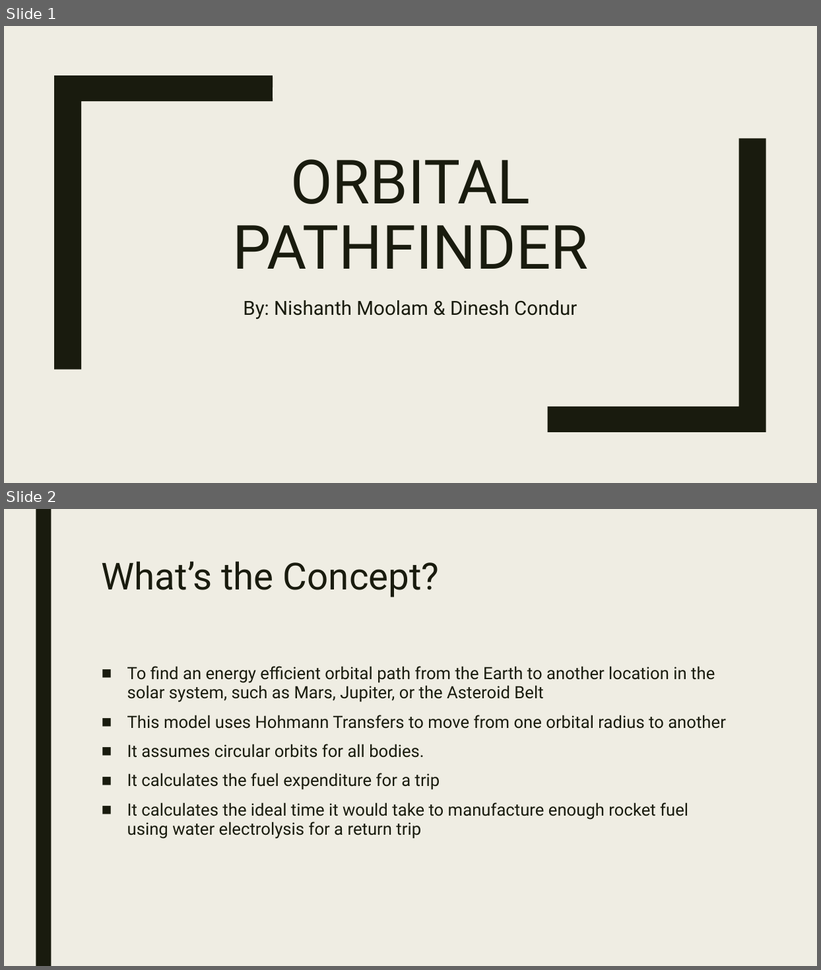
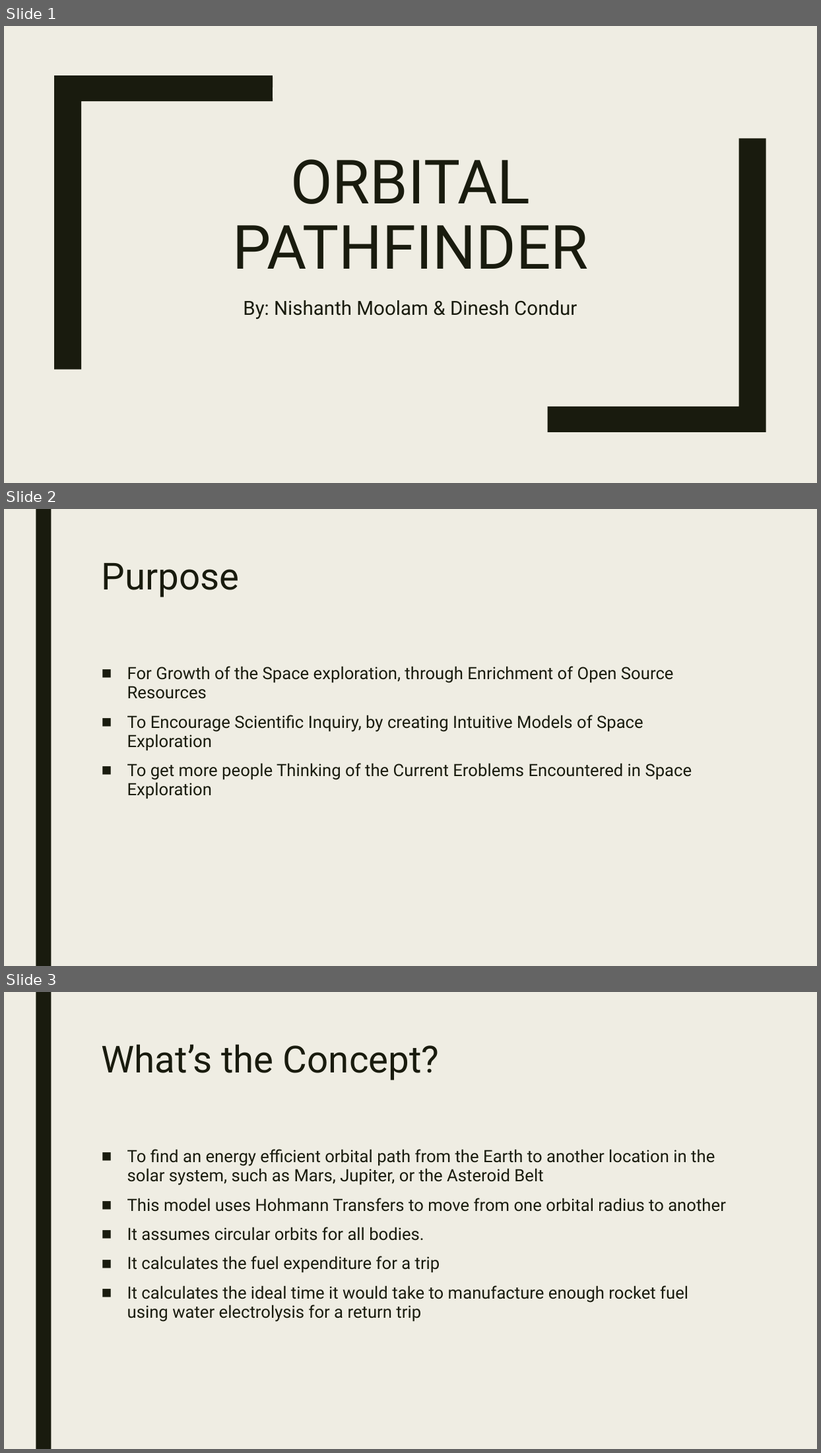
Before and after one commit to Dicondur/OrbitalPathFinder, a slide deck: Space_Apps_Presentations.pptx. Shown one above the other, each under a label of ours: slides 1 and 2 before the commit, slides 1, 2 and 3 after it. The pictures are 821x970 and 821x1453 pixels, drawn with LibreOffice and Linux fonts; fonts in the diff are those of the drawing. Boxes give left, top, right and bottom in pixels: in the first picture for what was removed or moved away, otherwise in the second. Text is boxed around its words. In the diff, an @@ line names an element or a change of style, - is before the commit and + after.

```diff
--- a/Space_Apps_Presentations.pptx
+++ b/Space_Apps_Presentations.pptx
@@ slide 2 added at <box>4,509,817,966</box>, background #EFEDE3; not listed: 1 template element that a slide beside it also shows @@
@@ title added at <box>102,563,240,597</box>, 44 pt, text #191B0E @@
+Purpose
@@ text added at <box>127,666,692,799</box>, 20 pt, text #191B0E @@
+■ For Growth of the Space exploration, through Enrichment of Open Source Resources
+■ To Encourage Scientific Inquiry, by creating Intuitive Models of Space Exploration
+■ To get more people Thinking of the Current Eroblems Encountered in Space Exploration
@@ what was slide 2 is now slide 3 @@
```
Also in this commit, not shown: 1 other file.
